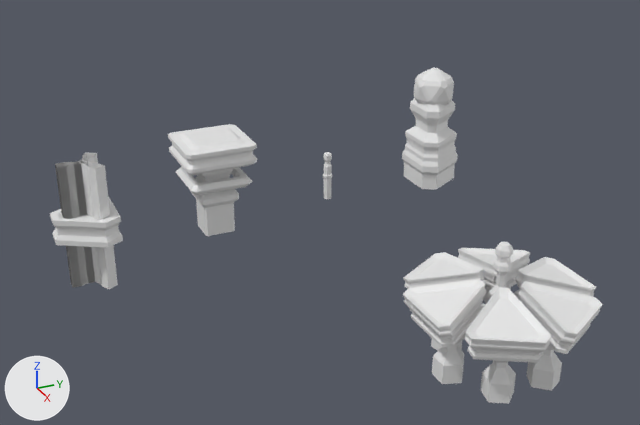
The FBX model MLD66/Assets/base/buildings/buildings.fbx, before and after one commit.
Rendered twice from a camera (50 mm lens) standing at (12.66, -5.84, 5.78) and looking at (0.28, -0.27, -0.41). Arrows for +X, +Y and +Z are at lower left; the lights stay in place. Objects named as collision shapes, trigger or cutter boxes, shadow casters or lower levels of detail are left out. Where no turn or scale is listed for an object, it has been applied to the vertices.

The older version as bpy lines, for what is in view:
```python
me_cylinder_003 = bpy.data.meshes.new('Cylinder.003')
me_cylinder_003.from_pydata(...)  # 90 vertices, 85 faces; spans x -0.49..0.49, y -0.36..0.49, z -0.3..1.28
me_icosphere = bpy.data.meshes.new('Icosphere')
me_icosphere.from_pydata(...)  # 60 vertices, 62 faces; spans x -0.349..0.349, y -0.332..0.332, z -0.354..0.354
me_mesh = bpy.data.meshes.new('Mesh')
me_mesh.from_pydata(...)  # 1260 vertices, 1116 faces; spans x -1.17..1.17, y -1.12..1.12, z -0.58..0.66
ob_laserdrill = bpy.data.objects.new('laserdrill', me_cylinder_003)
ob_laserdrill.location = (0.0, 2.0, 0.0)
ob_laserdrill_lens = bpy.data.objects.new('laserdrill_lens', me_icosphere)
ob_laserdrill_lens.location = (0.0, 2.0, 1.38)
ob_solarpanel = bpy.data.objects.new('solarpanel', me_mesh)
ob_solarpanel.location = (5.0, 0.0, 0.0)
# also in view: 'solarpanel_panes' at (5.0, 0.0, 0.51); 'connector_detail' at (0.0, -4.08, 0.0); 'cpu' at (0.0, -2.0, 0.32); 'connector' at (0.0, -4.06, 0.0)
```
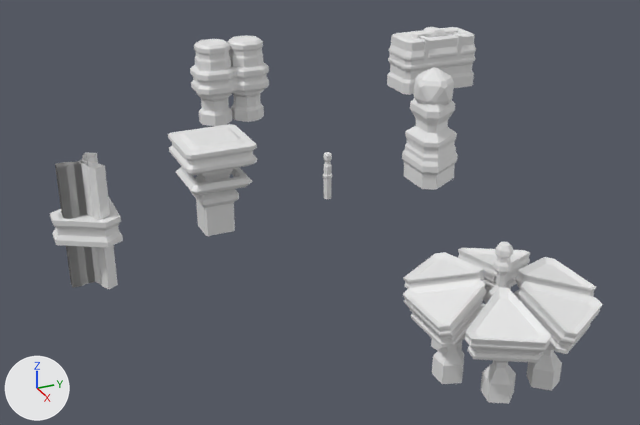
Commit message: battery and silo

What the commit changed:
Mesh me_mesh_1 is new.
It has 346 vertices, 318 faces and spans x -0.52..0.5, y -0.96..0.96, z -0.25..1.11.
Mesh me_mesh_001_1 is new.
It has 352 vertices, 324 faces and spans x -0.43..0.43, y -0.79..0.79, z -0.41..1.32.
Object 'battery' (ob_battery) is new; it shows me_mesh_1.
Its location is (-5.0, 5.0, 0.0).
Object 'mineral silo' (ob_mineral_silo) is new; it shows me_mesh_001_1.
Its location is (-5.0, 0.0, 0.0).

Where the change shows, as pixel boxes [x1, y1, x2, y2] in the pictures (640 x 425 px):
'mineral silo', added
    after: [190, 35, 269, 126]
'battery', added
    after: [387, 27, 476, 95]
